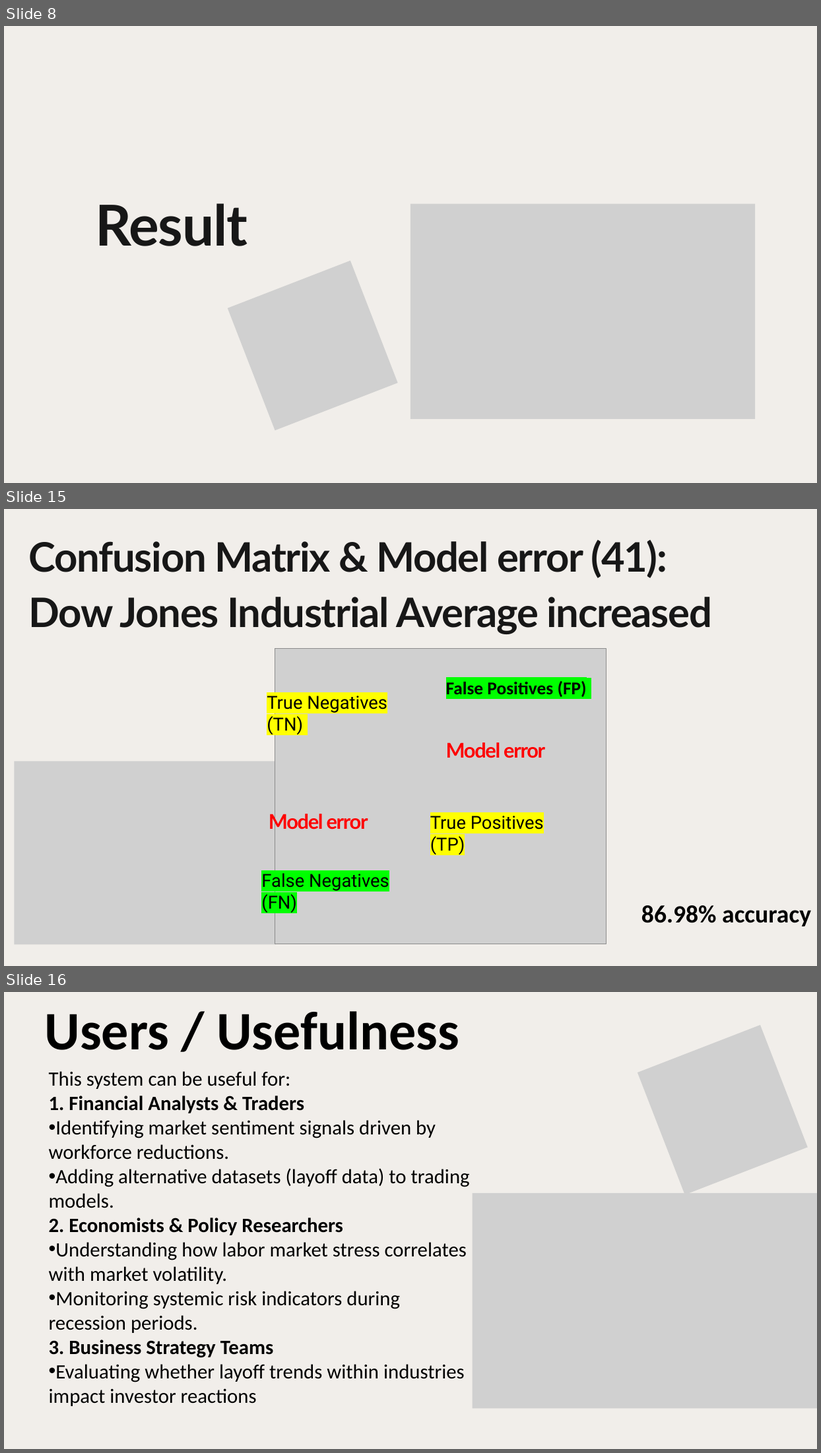
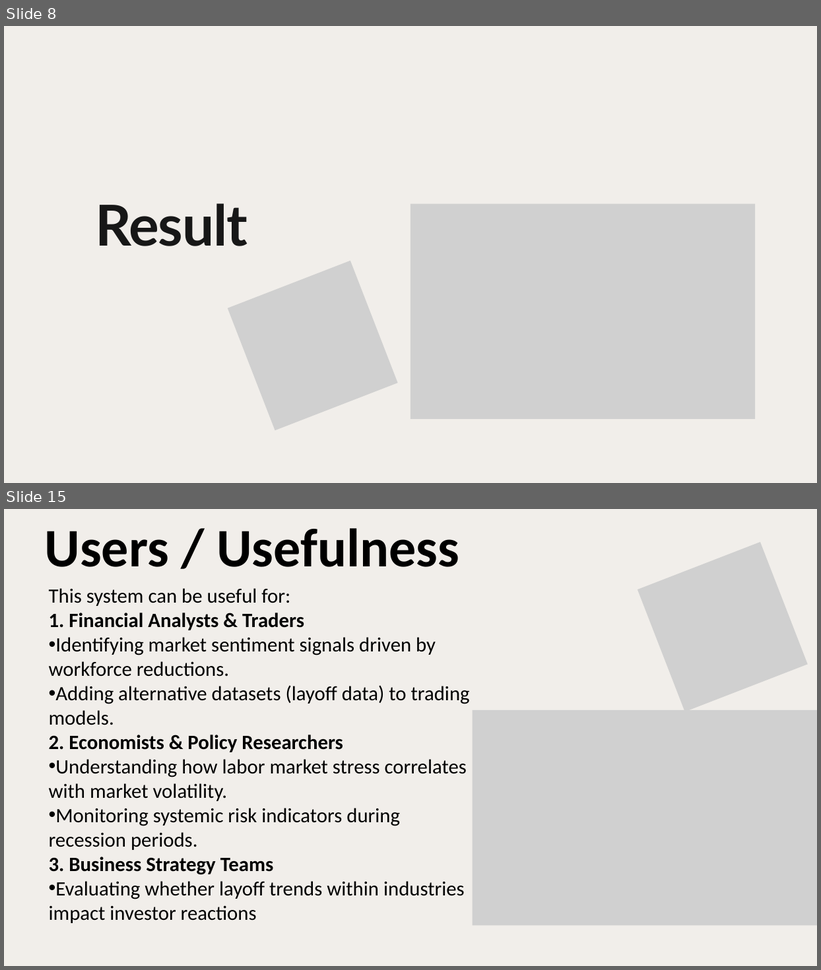
Before and after one commit to Alice-Jhang-spaces/Economic-Predictions-By-Layoffs, a slide deck: slide/Economic_by_layoffs.pptx. Shown one above the other, each under a label of ours: slides 8, 15 and 16 before the commit, slides 8 and 15 after it; the slides between them are not shown. The pictures are 821x1453 and 821x970 pixels, drawn with LibreOffice and Linux fonts; fonts in the diff are those of the drawing; grey boxes stand for pictures. Boxes give left, top, right and bottom in pixels: in the first picture for what was removed or moved away, otherwise in the second. Text is boxed around its words. In the diff, an @@ line names an element or a change of style, - is before the commit and + after.

```diff
--- a/slide/Economic_by_layoffs.pptx
+++ b/slide/Economic_by_layoffs.pptx
@@ slide 15 removed at (4,509,817,966), background #F1EEEA @@
@@ text removed at (29,540,712,634) @@
-Confusion Matrix & Model error (41):
-Dow Jones Industrial Average increased
@@ picture removed at (275,649,606,945) @@
@@ text removed at (446,681,587,697) @@
-False Positives (FP)
@@ text removed at (267,696,387,735) @@
-True Negatives (TN)
@@ text removed at (446,743,545,758) @@
-Model error
@@ picture removed at (14,762,276,945) @@
@@ text removed at (269,811,368,833) @@
-Model error
@@ text removed at (430,816,544,855) @@
-True Positives (TP)
@@ text removed at (261,873,389,913) @@
-False Negatives (FN)
@@ text removed at (642,906,811,927) @@
-86.98% accuracy
@@ what was slide 16 is now slide 15 @@
```
Also in this commit, not shown: 7 slides changed, 1 slide added, 1 other slide removed.
